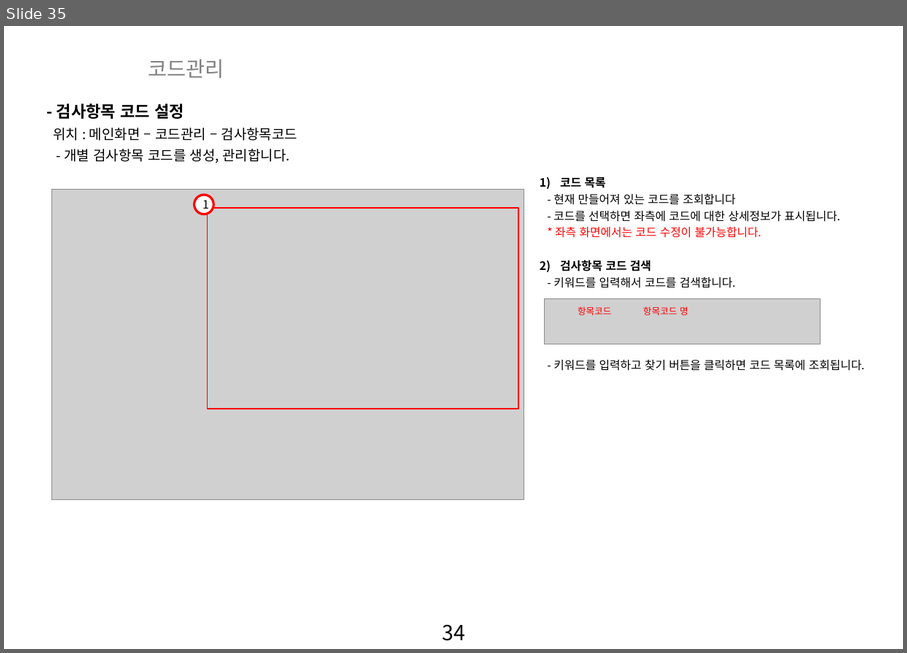
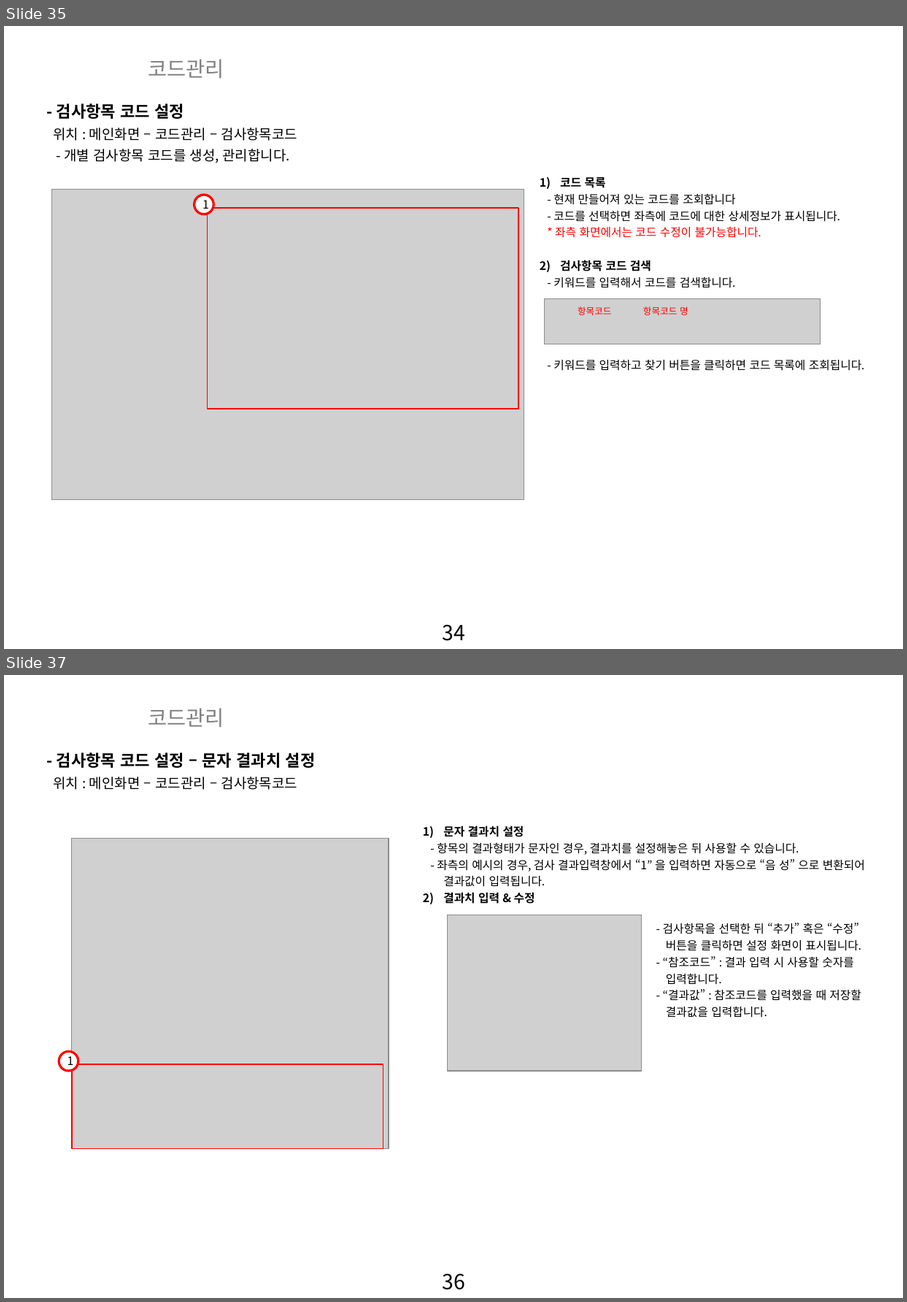
Before and after one commit to zooxop/ailiss_manual, a slide deck: manual/앨리스_매뉴얼_작업중.pptx. Shown one above the other, each under a label of ours: slide 35 before the commit, slides 35 and 37 after it; the slides between them are not shown. The pictures are 907x653 and 907x1302 pixels, drawn with LibreOffice and Linux fonts; fonts in the diff are those of the drawing; grey boxes stand for pictures; background and template pictures are left out. Boxes give left, top, right and bottom in pixels: in the first picture for what was removed or moved away, otherwise in the second. Text is boxed around its words. In the diff, an @@ line names an element or a change of style, - is before the commit and + after.

Commit message:
묶음코드 추가중

```diff
--- a/manual/앨리스_매뉴얼_작업중.pptx
+++ b/manual/앨리스_매뉴얼_작업중.pptx
@@ slide 37 added at (x1=4, y1=675, x2=903, y2=1298), background picture (left out); not listed: 1 template element that a slide beside it also shows @@
@@ text added at (x1=148, y1=708, x2=224, y2=727), 18 pt, text #808080 @@
+코드관리
@@ text added at (x1=57, y1=752, x2=316, y2=768), 14 pt, text #000000, bold @@
+- 검사항목 코드 설정 – 문자 결과치 설정
@@ text added at (x1=53, y1=776, x2=297, y2=790), 12 pt, text #000000 @@
+위치 : 메인화면 – 코드관리 – 검사항목코드
@@ text added at (x1=437, y1=825, x2=865, y2=903), 10 pt, text #000000 @@
+1) 문자 결과치 설정
+- 항목의 결과형태가 문자인 경우, 결과치를 설정해놓은 뒤 사용할 수 있습니다.
+- 좌측의 예시의 경우, 검사 결과입력창에서 “1” 을 입력하면 자동으로 “음 성” 으로 변환되어
+결과값이 입력됩니다.
+2) 결과치 입력 & 수정
@@ picture added at (x1=72, y1=839, x2=389, y2=1149) @@
@@ picture added at (x1=447, y1=915, x2=642, y2=1071) @@
@@ text added at (x1=663, y1=922, x2=862, y2=1017), 10 pt, text #000000 @@
+- 검사항목을 선택한 뒤 “추가” 혹은 “수정”
+버튼을 클릭하면 설정 화면이 표시됩니다.
+- “참조코드” : 결과 입력 시 사용할 숫자를
+입력합니다.
+- “결과값” : 참조코드를 입력했을 때 저장할
+결과값을 입력합니다.
@@ ellipse added at (x1=59, y1=1051, x2=78, y2=1070), fill #FFFFFF, outline #FF0000 2 pt, 10 pt, text #000000 @@
+1
@@ rectangle added at (x1=72, y1=1065, x2=384, y2=1149), outline #FF0000 1 pt @@
```
Also in this commit, not shown: 2 slides changed, 3 other slides added.
